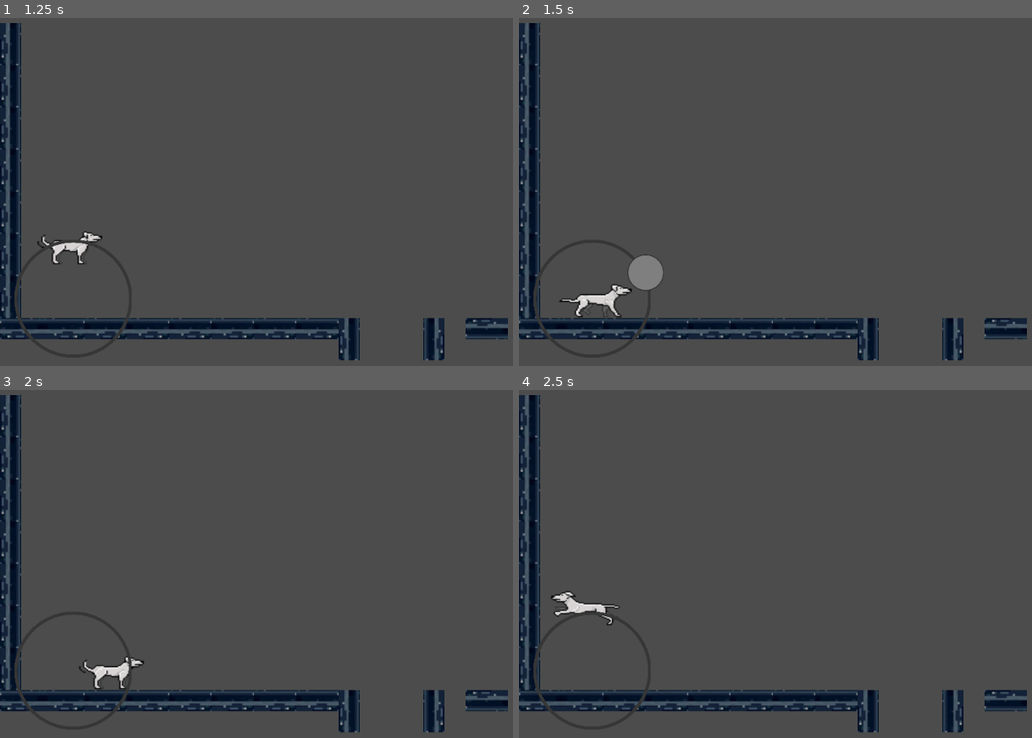
Above: before the commit, frames 1-4 (two rows, left to right).
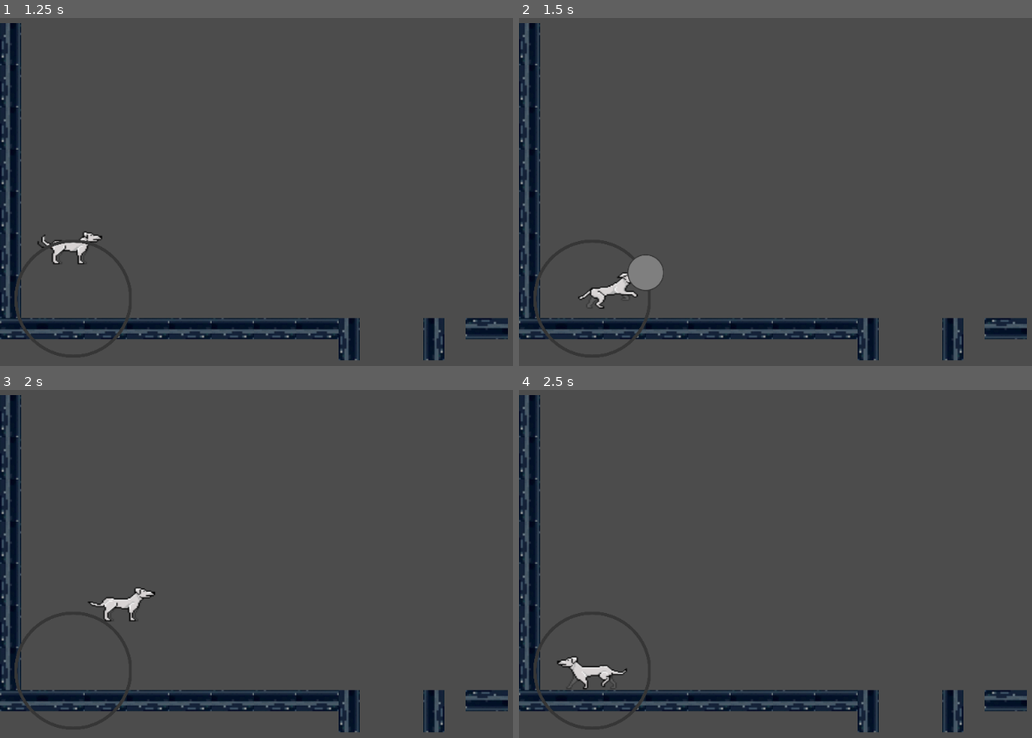
Above: after the commit, the same moments.

Repository: zrock-dev/la_fosa
Game: Godot game, scene res://src/game/Game.tscn
The game is run twice, just before and just after one commit, with the same random seed, the same clock (stepped at 60 frames per second) and the same inputs.
Inputs (mouse positions are in pixels of both pictures, inside the frame that each line leads up to):
- Up to frame 1 (1.25 s): move the mouse to (487, 157) at 0.52 s; hold Up (move_up) from 0.53 s (still down); click (487, 157) at 0.67 s
- Up to frame 2 (1.5 s): release Up (move_up) at 1.25 s; drag from (724, 198) to (821, 258) at 1.27 s
- Up to frame 3 (2 s): no input
- Up to frame 4 (2.5 s): move the mouse to (924, 463) at 2.02 s; hold Left (move_left) from 2.03 s (still down); tap Up (move_up) at 2.1 s

Frame 1 is identical in both runs. In frame 2, 0.6% of the frame differs, in the area x 7-24%, y 73-86%; in frame 3, 0.8%; in frame 4, 0.8%, in the area x 6-22%, y 57-86%.

Commit message:
joystick linked to player movement

Diff:
--- a/src/dog/player.gd
+++ b/src/dog/player.gd
@@ -47,6 +47,7 @@
 
 func jump():
 	position_player.y = jump_position_player
+	can_jump = false
 
 func get_input_position_player() -> float:
 	var horizontal := 0.0
@@ -78,7 +79,6 @@
 	is_right = false
 	is_left = false
 	duck = false
-	can_jump = false
 
 
 func _on_CanvasLayer_move_signal(move_vector):
@@ -86,18 +86,17 @@
 	is_joystick_in_use = true
 	var x_pos = move_vector.x
 	var y_pos = move_vector.y
-	var range_area = 0.8
+	var range_area = 0.4
 	var max_limit = 1
 
-	if in_range(x_pos, range_area, max_limit) && in_range(y_pos, -range_area, range_area): # rigth
+	if in_range(x_pos, range_area, max_limit) && in_range(y_pos, -max_limit, max_limit): # rigth
 		is_right = true
-	elif in_range(x_pos, -range_area, -max_limit) && in_range(y_pos, -range_area, range_area): # left
+	if in_range(x_pos, -max_limit, -range_area) && in_range(y_pos, -max_limit, max_limit): # left
 		is_left = true
 
-	if in_range(x_pos, -range_area, range_area) && in_range(y_pos, -range_area, -max_limit): # up
-		print("jump")
+	if in_range(x_pos, -max_limit, max_limit) && in_range(y_pos, -max_limit, -range_area) && is_on_floor(): # up
 		can_jump = true
-	elif in_range(x_pos, -range_area, range_area) && in_range(y_pos, -range_area, max_limit): # down
+	if in_range(x_pos, -range_area, range_area) && in_range(y_pos, range_area + 1, max_limit): # down
 		duck = true
 
 func in_range(number, mini, maxi) -> bool:
--- a/src/game/Game.tscn
+++ b/src/game/Game.tscn
@@ -39,7 +39,7 @@
 [node name="TileMap" type="TileMap" parent="."]
 tile_set = SubResource( 2 )
 format = 1
-tile_data = PoolIntArray( 65536, -536870912, 0, 131072, -536870912, 0, 196608, -536870912, 0, 262144, -536870912, 0, 327680, -53687091 …(290 unchanged characters)…
+tile_data = PoolIntArray( 65536, -536870912, 0, 131072, -536870912, 0, 196608, -536870912, 0, 196625, 0, 0, 262144, -536870912, 0, 327680, -53687091 …(290 unchanged characters)…
 
 [node name="Player" parent="." instance=ExtResource( 2 )]
 position = Vector2( 66, 506 )
